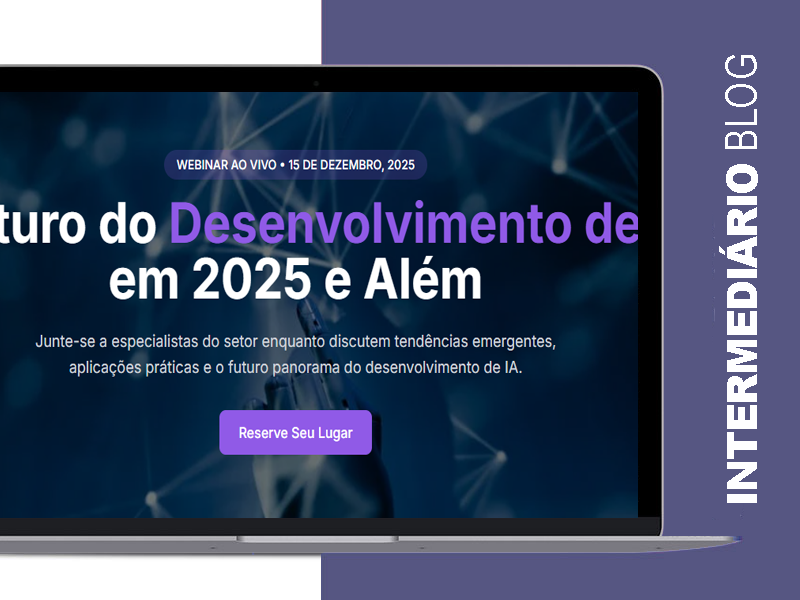
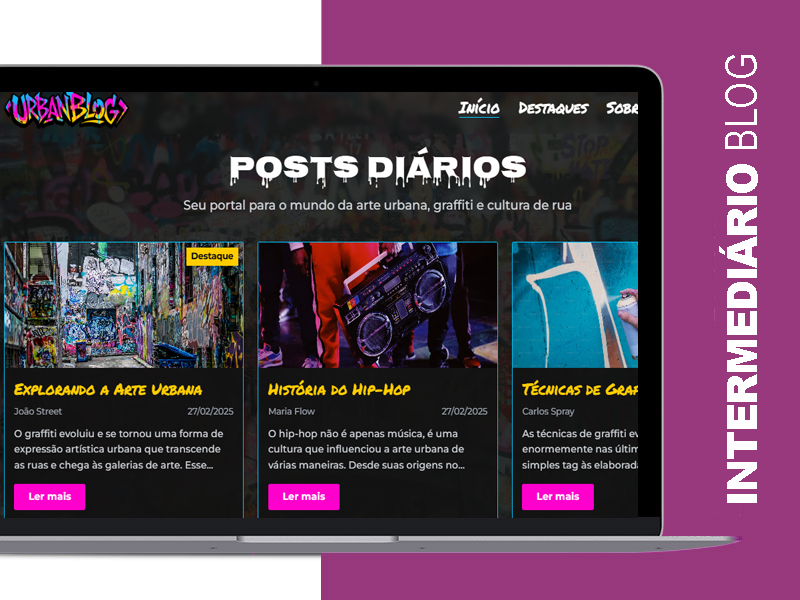
Layer changes from the first w=800, h=600 image to the second:
added layer "Capa 6" above "Capa 5" over box(0, 82, 757, 532)
